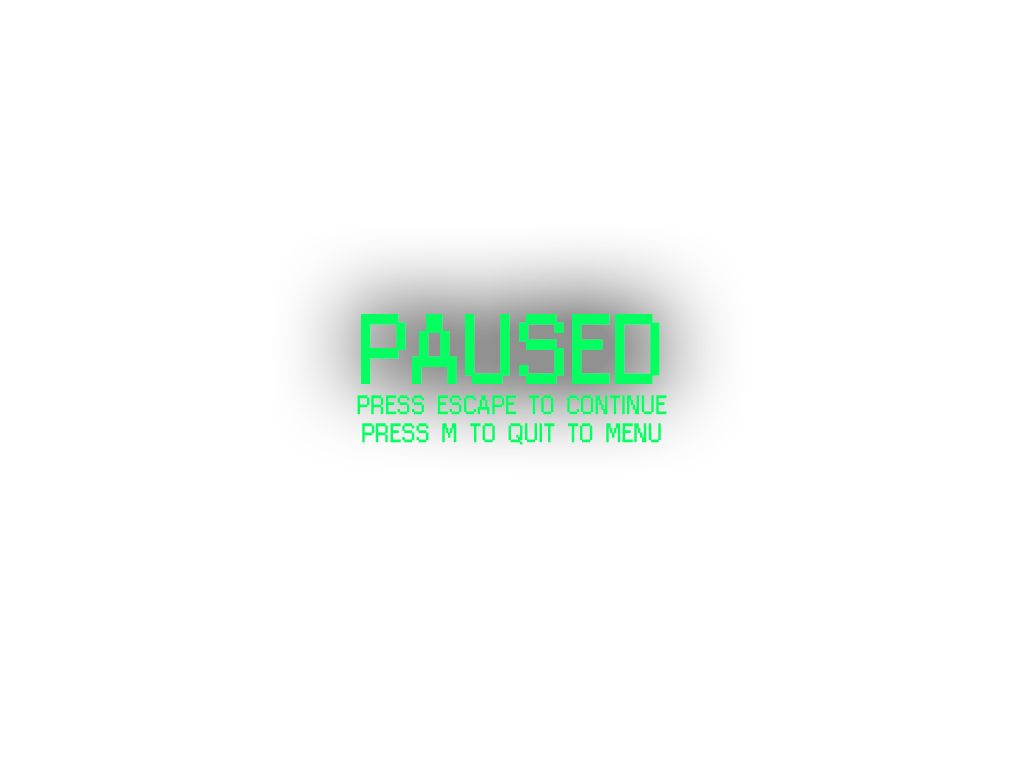
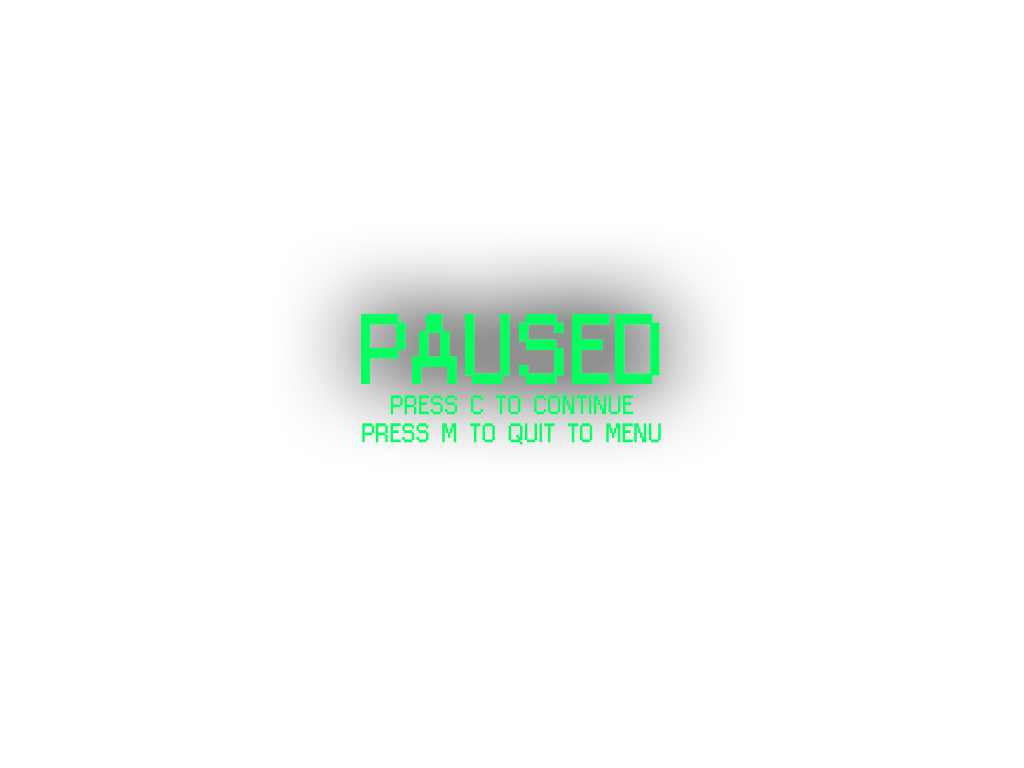
Before/after of a w=1024, h=768 layered artwork. What changed in the layer stack:
renamed "PRESS ESCAPE TO CONTINUE PRESS M TO QUIT TO MENU" to "PRESS C TO CONTINUE PRESS M TO QUIT TO MENU", painted on it over <box>357,395,667,415</box>
